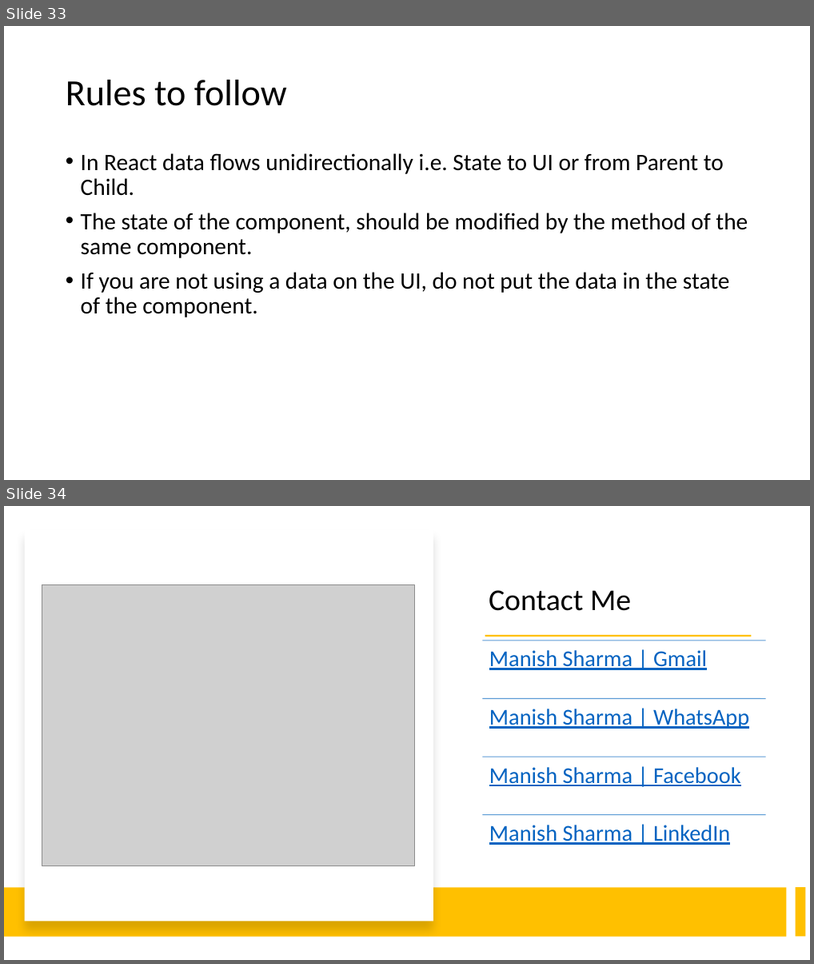
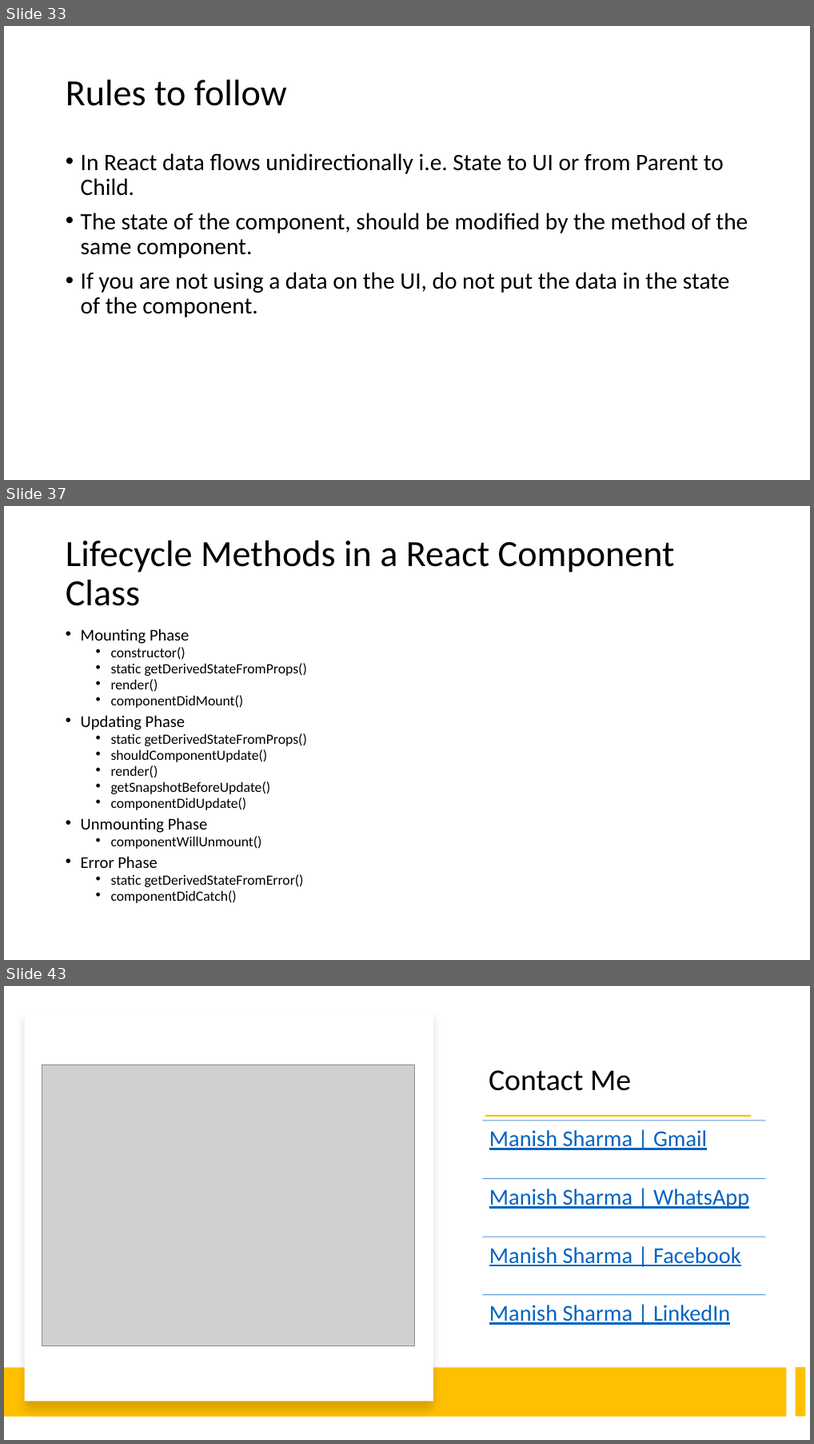
Before and after one commit to explore-with-manish/im-jan24, a slide deck: React/Notes/React.pptx. Shown one above the other, each under a label of ours: slides 33 and 34 before the commit, slides 33, 37 and 43 after it; the slides between them are not shown. The pictures are 814x964 and 814x1444 pixels, drawn with LibreOffice and Linux fonts; fonts in the diff are those of the drawing; grey boxes stand for pictures. Boxes give left, top, right and bottom in pixels: in the first picture for what was removed or moved away, otherwise in the second. Text is boxed around its words. In the diff, an @@ line names an element or a change of style, - is before the commit and + after.

Commit message:
Error Handling

```diff
--- a/React/Notes/React.pptx
+++ b/React/Notes/React.pptx
@@ slide 37 added at <box>4,506,810,960</box>, background #FFFFFF @@
@@ title added at <box>66,540,675,606</box>, 44 pt, text #000000 @@
+Lifecycle Methods in a React Component Class
@@ text added at <box>81,628,307,903</box>, 16.8 pt, text #000000 @@
+• Mounting Phase
+  • constructor()
+  • static getDerivedStateFromProps()
+  • render()
+  • componentDidMount()
+• Updating Phase
+  • static getDerivedStateFromProps()
+  • shouldComponentUpdate()
+  • render()
+  • getSnapshotBeforeUpdate()
+  • componentDidUpdate()
+• Unmounting Phase
+  • componentWillUnmount()
+• Error Phase
+  • static getDerivedStateFromError()
+  • componentDidCatch()
@@ what was slide 34 is now slide 43 @@
```
Also in this commit, not shown: 8 other slides added, 4 other files.
